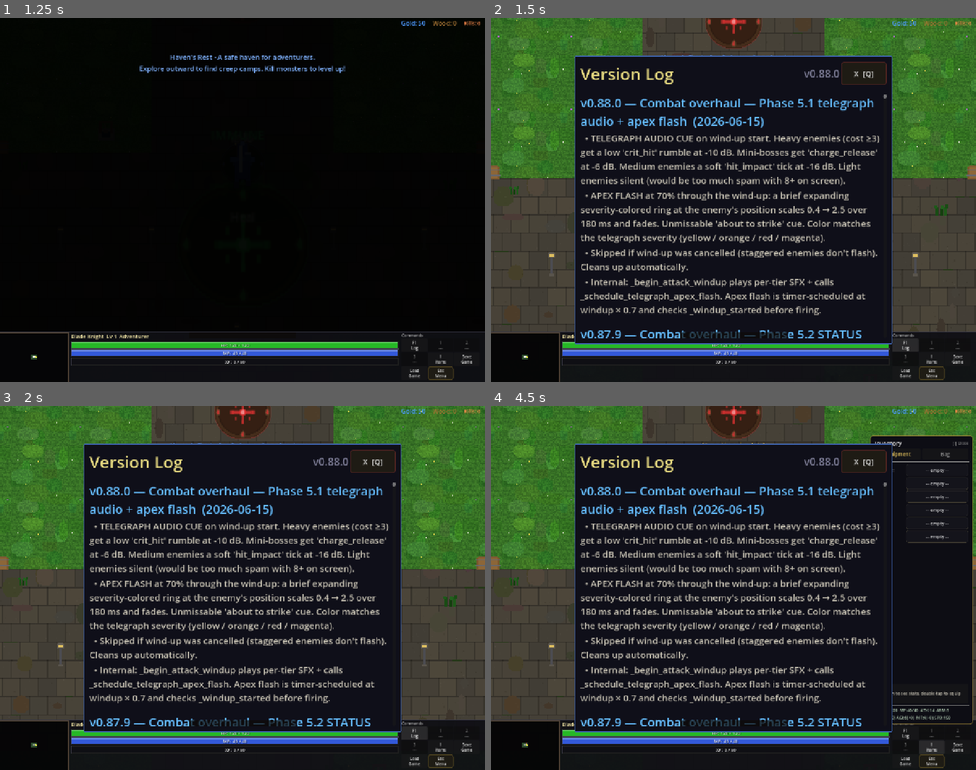
Above: before the commit, frames 1-4 (two rows, left to right).
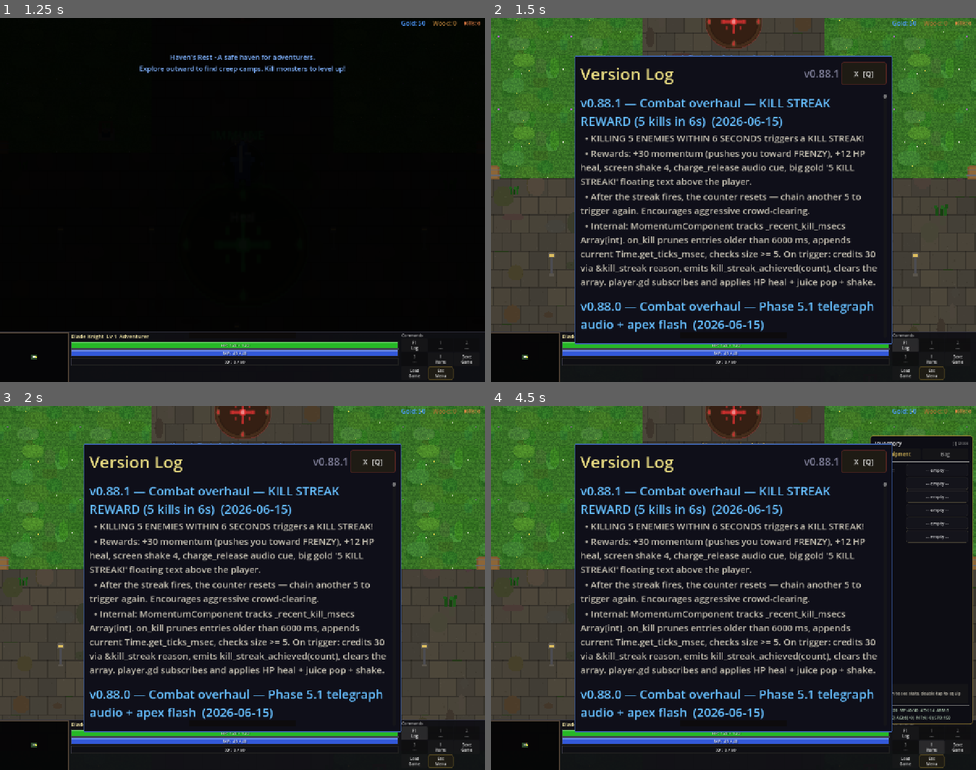
Above: after the commit, the same moments.

Repository: slxny/legends-open-rpg
Game: Godot game, scene res://scenes/main.tscn
The game is run twice, just before and just after one commit, with the same random seed, the same clock (stepped at 60 frames per second) and the same inputs.
Inputs (mouse positions are in pixels of both pictures, inside the frame that each line leads up to):
- Up to frame 1 (1.25 s): tap Enter at 0.5 s; move the mouse to (218, 272) at 0.52 s; hold W (move_up) from 0.53 s (still down); hold Q (ability_1) from 0.53 s (still down); click (218, 272) at 0.67 s
- Up to frame 2 (1.5 s): release W (move_up) at 1.25 s; release Q (ability_1) at 1.25 s; click "F1 Log" at 1.25 s
- Up to frame 3 (2 s): no input
- Up to frame 4 (4.5 s): click "1 ---" at 2 s; click "2 ---" at 2.75 s; click "3 ---" at 3.5 s; click "I Items" at 4.25 s

Frame 1 is identical in both runs. In frame 2, 12% of the frame differs, in the area x 18-80%, y 14-88%; in frame 3, 12%; in frame 4, 12%.

Commit message:
v0.88.1: Combat overhaul — KILL STREAK REWARD (5 kills in 6s)
Killing 5 enemies within 6 seconds triggers a KILL STREAK.

Rewards:
- +30 momentum (pushes toward FRENZY)
- +12 HP heal
- screen shake 4
- charge_release audio cue
- big gold '5 KILL STREAK!' floating text via juice layer

Counter resets after firing — chain another 5 to trigger again.
Encourages aggressive crowd-clearing.

- momentum_component.gd:
  KILL_STREAK_TARGET 5, KILL_STREAK_WINDOW_MS 6000, KILL_STREAK_GRANT 30.
  signal kill_streak_achieved(count: int).
  on_kill prunes _recent_kill_msecs older than window, appends now,
  checks size >= TARGET. On trigger: _credit(GRANT, &kill_streak) +
  emit + clear array.

- player.gd:
  Subscribes to kill_streak_achieved in _ready.
  _on_kill_streak: stats.current_hp += 12 (clamped to max_hp), juice
  layer floating text 'N KILL STREAK!', shake 4, audio.

Headless: smoke all PASS, parse clean.

Co-Authored-By: Claude Opus 4.7 (1M context) <noreply@anthropic.com>

Diff:
--- a/scenes/player/player.gd
+++ b/scenes/player/player.gd
@@ -341,6 +341,9 @@
 		_momentum.frenzy_started.connect(_on_frenzy_started)
 	if _momentum != null and _momentum.has_signal("frenzy_ended"):
 		_momentum.frenzy_ended.connect(_on_frenzy_ended)
+	# Phase 3.x — kill streak reward.
+	if _momentum != null and _momentum.has_signal("kill_streak_achieved"):
+		_momentum.kill_streak_achieved.connect(_on_kill_streak)
 
 	var tex = SpriteGenerator.get_texture(hero_class)
 	if tex:
@@ -4622,3 +4625,20 @@
 	# Visual: aura back to gold pulse.
 	if _momentum_aura != null and is_instance_valid(_momentum_aura):
 		_momentum_aura.modulate = Color(1.0, 0.7, 0.2, 0.55)
+
+
+# Phase 3.x — kill-streak achievement reward.
+func _on_kill_streak(count: int) -> void:
+	if _is_dead:
+		return
+	# Big "STREAK!" pop via juice layer.
+	if _juice != null and _juice.has_method("_spawn_floating_text"):
+		var label: String = "%d KILL STREAK!" % count
+		_juice._spawn_floating_text(global_position + Vector2(0, -80), label, Color(1.5, 0.8, 0.2), true)
+	# Small heal as bonus on top of the momentum credit.
+	if "current_hp" in stats and "max_hp" in stats:
+		stats.current_hp = min(int(stats.max_hp), int(stats.current_hp) + 12)
+	# Cinematic punctuation.
+	_do_screen_shake(4.0)
+	if AudioManager != null and AudioManager.has_method("play_sfx"):
+		AudioManager.play_sfx("charge_release", 1.0)
--- a/scenes/ui/changelog_dialog.gd
+++ b/scenes/ui/changelog_dialog.gd
@@ -9,9 +9,20 @@
 var _is_visible: bool = false
 var _is_mobile: bool = false
 
-const GAME_VERSION := "v0.88.0"
+const GAME_VERSION := "v0.88.1"
 
 const CHANGELOG: Array[Dictionary] = [
+	{
+		"version": "v0.88.1",
+		"title": "Combat overhaul — KILL STREAK REWARD (5 kills in 6s)",
+		"date": "2026-06-15",
+		"entries": [
+			"KILLING 5 ENEMIES WITHIN 6 SECONDS triggers a KILL STREAK!",
+			"Rewards: +30 momentum (pushes you toward FRENZY), +12 HP heal, screen shake 4, charge_release audio cue, big gold '5 KILL STREAK!' floating text above the player.",
+			"After the streak fires, the counter resets — chain another 5 to trigger again. Encourages aggressive crowd-clearing.",
+			"Internal: MomentumComponent tracks _recent_kill_msecs Array[int]. on_kill prunes entries older than 6000 ms, appends current Time.get_ticks_msec, checks size >= 5. On trigger: credits 30 via &kill_streak reason, emits kill_streak_achieved(count), clears the array. player.gd subscribes and applies HP heal + juice pop + shake.",
+		]
+	},
 	{
 		"version": "v0.88.0",
 		"title": "Combat overhaul — Phase 5.1 telegraph audio + apex flash",
--- a/scripts/components/momentum_component.gd
+++ b/scripts/components/momentum_component.gd
@@ -81,6 +81,15 @@
 var _frenzy_until_usec: int = 0
 var _recent_attack_ids: Array[StringName] = []
 var _last_hit_world_pos: Vector2 = Vector2.ZERO
+
+# Phase 3.x — kill-streak reward. Killing 5 enemies inside KILL_STREAK_
+# WINDOW_MS grants a big momentum bonus + emits signal for player to
+# play a "STREAK!" feedback.
+const KILL_STREAK_TARGET: int = 5
+const KILL_STREAK_WINDOW_MS: int = 6000
+const KILL_STREAK_GRANT: float = 30.0
+var _recent_kill_msecs: Array[int] = []
+signal kill_streak_achieved(count: int)
 
 
 func _ready() -> void:
@@ -177,6 +186,18 @@
 
 func on_kill() -> void:
 	_credit(float(kill_grant), &"kill")
+	# Phase 3.x — track kill streak window. Prune > KILL_STREAK_WINDOW_MS
+	# entries, append current, check threshold, fire bonus + signal.
+	var now_msec: int = Time.get_ticks_msec()
+	var threshold: int = now_msec - KILL_STREAK_WINDOW_MS
+	while _recent_kill_msecs.size() > 0 and _recent_kill_msecs[0] < threshold:
+		_recent_kill_msecs.pop_front()
+	_recent_kill_msecs.append(now_msec)
+	if _recent_kill_msecs.size() >= KILL_STREAK_TARGET:
+		_credit(KILL_STREAK_GRANT, &"kill_streak")
+		var count: int = _recent_kill_msecs.size()
+		kill_streak_achieved.emit(count)
+		_recent_kill_msecs.clear()
 
 
 # Phase 2.10 — bonus grant from kill chain or other external systems.
